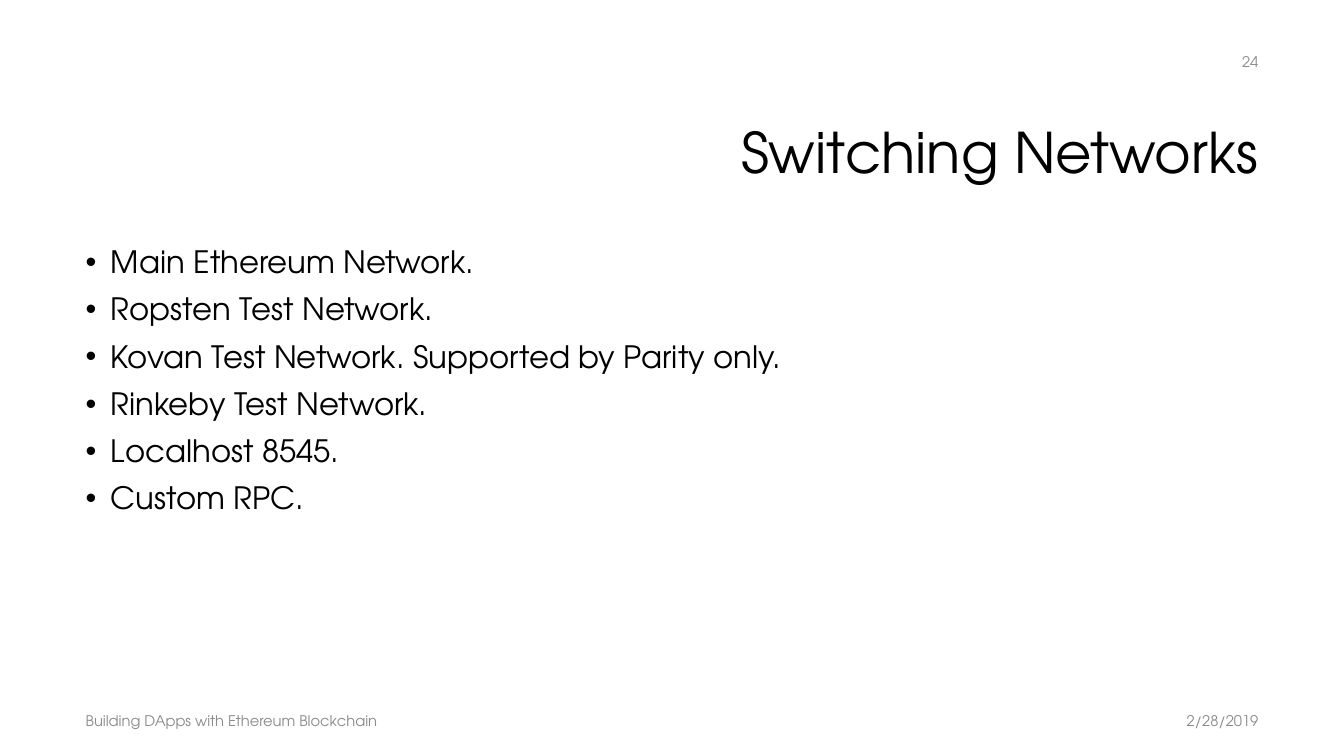
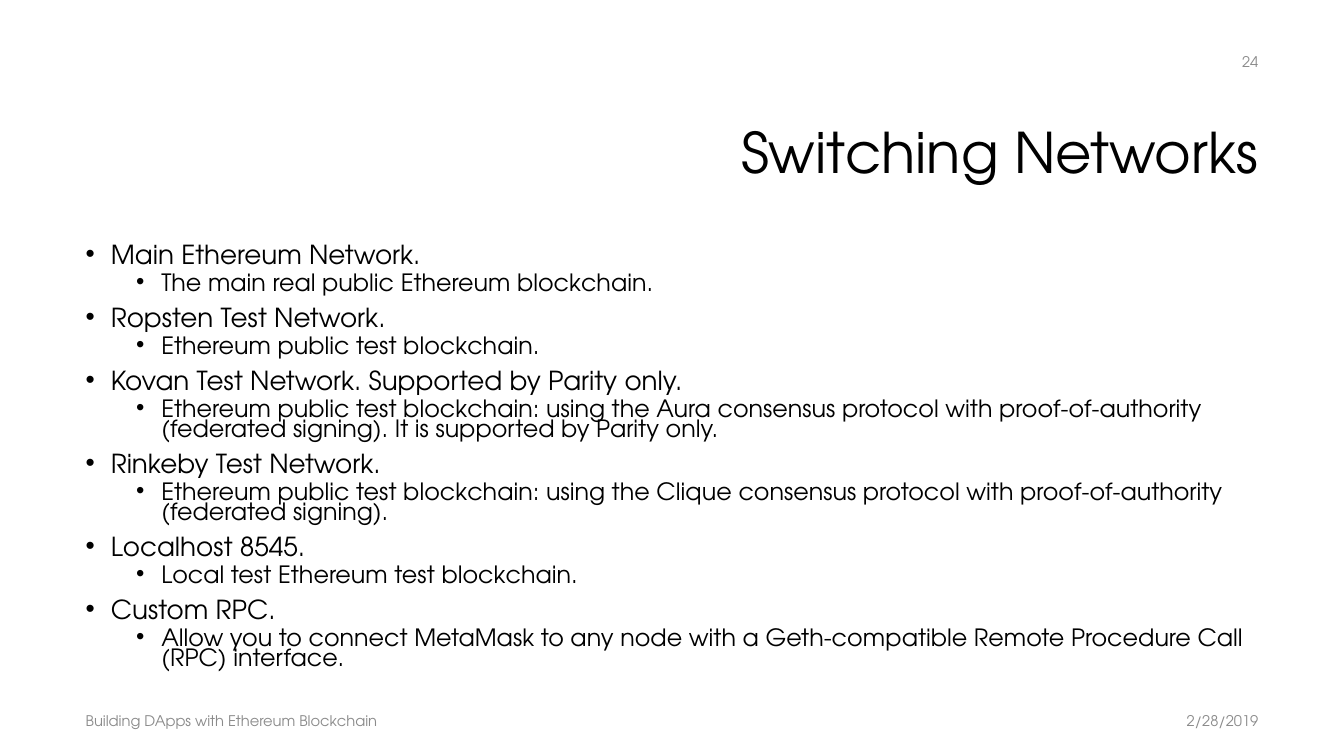
Before and after one commit to chiachang100/BecomeAnEthereumBlockchainDeveloper, a slide deck: slide 24 of docs/BuildingDAppsWithEthereum.pptx. Drawn at 1344x756 pixels with LibreOffice and Linux fonts; fonts in the diff are those of the drawing; background and template pictures are left out. Boxes give left, top, right and bottom in pixels: in the first picture for what was removed or moved away, otherwise in the second. Text is boxed around its words. In the diff, an @@ line names an element or a change of style, - is before the commit and + after.

```diff
--- a/docs/BuildingDAppsWithEthereum.pptx
+++ b/docs/BuildingDAppsWithEthereum.pptx
@@ text at (111,244,683,632): size 22 to 18.7 pt in "Main Ethereum Network.", "Ropsten Test Network.", "Kovan Test Network. Supported by Parity only.", "Rinkeby Test Network." and 2 more places; line spacing 0.9 to 0.7 @@
@@ text at (161,273,653,296): paragraph added @@
+  • The main real public Ethereum blockchain.
@@ text at (161,336,539,359): paragraph added @@
+  • Ethereum public test blockchain.
@@ text at (161,393,1201,442): paragraph added @@
+  • Ethereum public test blockchain: using the Aura consensus protocol with proof-of-authority (federated signing). It is supported by Parity only.
@@ text at (161,476,1222,525): paragraph added @@
+  • Ethereum public test blockchain: using the Clique consensus protocol with proof-of-authority (federated signing).
@@ text at (161,565,578,584): paragraph added @@
+  • Local test Ethereum test blockchain.
@@ text at (161,628,1243,671): paragraph added @@
+  • Allow you to connect MetaMask to any node with a Geth-compatible Remote Procedure Call (RPC) interface.
```
Also in this commit, not shown: 1 other slide changed, 2 other files.
